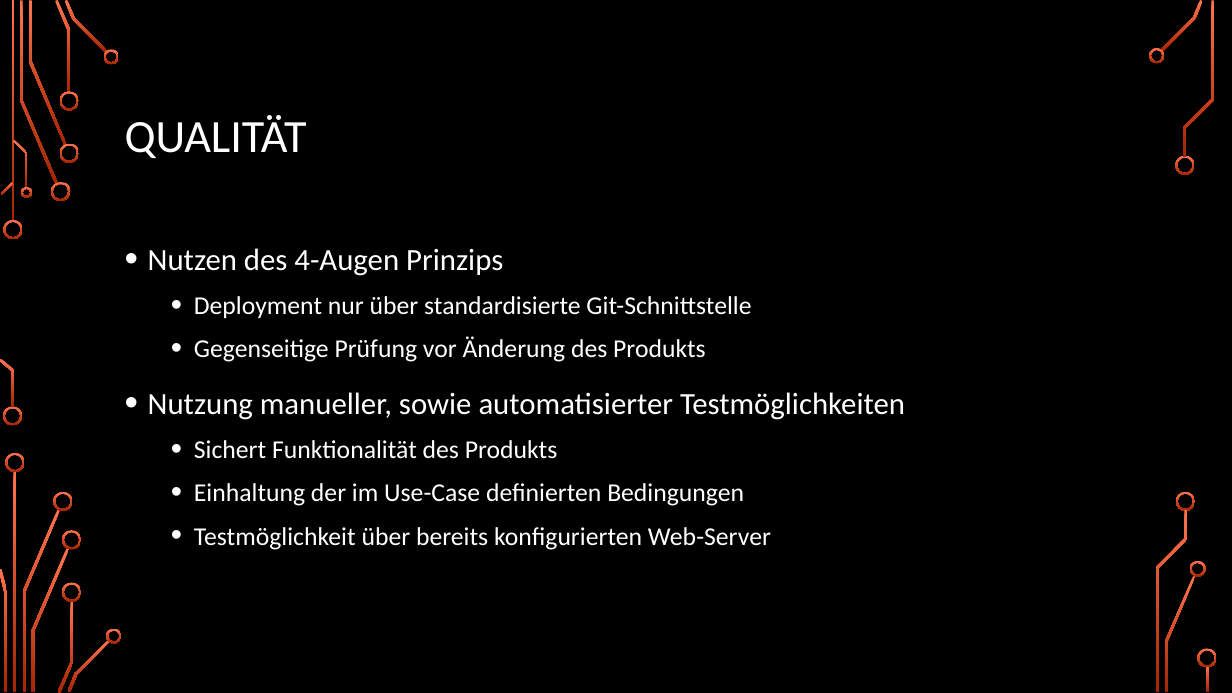
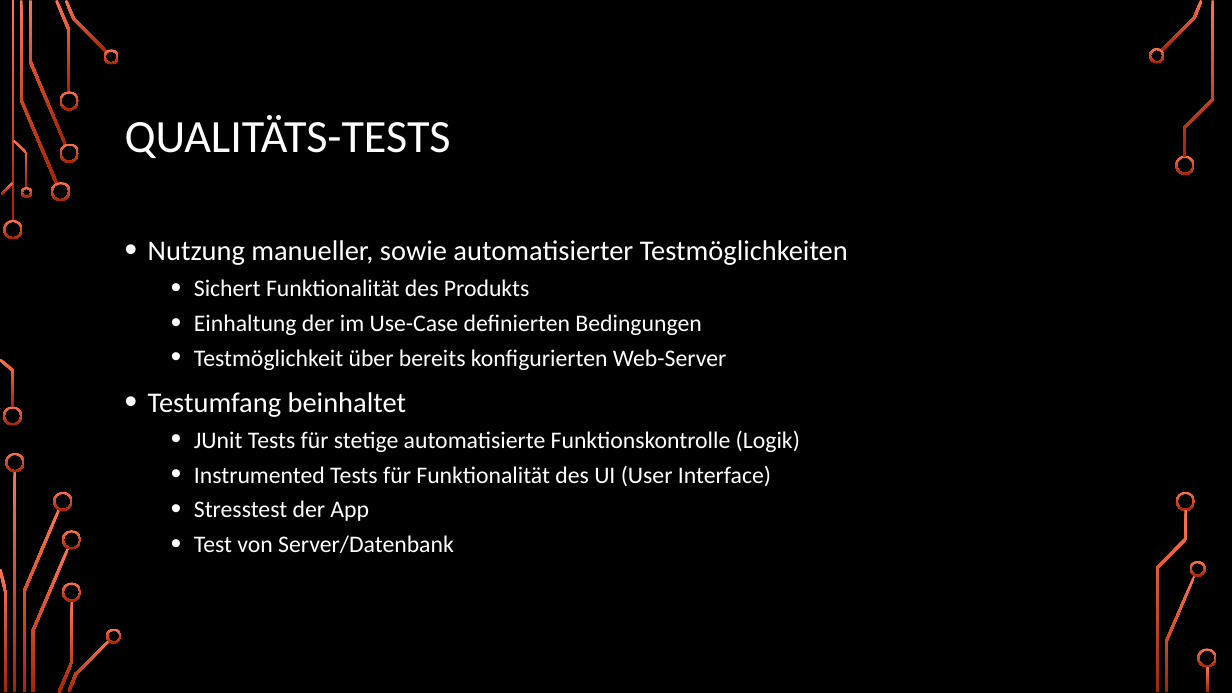
Before and after one commit to DudeStudienarbeitLMAO/TINF15B4-LSMF, a slide deck: slide 25 of docs/Midterm-Presentation/SoftwareEngineering_Präsi.pptx (slide 19 before the commit). Drawn at 1232x693 pixels with LibreOffice and Linux fonts; fonts in the diff are those of the drawing; background and template pictures are left out. Boxes give left, top, right and bottom in pixels: in the first picture for what was removed or moved away, otherwise in the second. Text is boxed around its words. In the diff, an @@ line names an element or a change of style, - is before the commit and + after.

Commit message:
New APK + Presentation

```diff
--- a/docs/Midterm-Presentation/SoftwareEngineering_Präsi.pptx
+++ b/docs/Midterm-Presentation/SoftwareEngineering_Präsi.pptx
@@ title at <box>125,115,451,158</box>: text changed @@
-QUALITÄT
+QUALITÄTS-TESTS
@@ text at <box>148,248,751,362</box>: paragraphs removed @@
-• Nutzen des 4-Augen Prinzips
-  • Deployment nur über standardisierte Git-Schnittstelle
-  • Gegenseitige Prüfung vor Änderung des Produkts
@@ text at <box>148,240,848,370</box>: size 24 to 22.2 pt in "Nutzung manueller, sowie automatisierter Testmöglichkeiten"; size 20 to 18.5 pt in "Sichert Funktionalität des Produkts", "Einhaltung der im Use-Case definierten Bedingungen", "Testmöglichkeit über bereits konfigurierten Web-Server"; line spacing 1.2 to 1 @@
@@ text at <box>148,392,800,553</box>: paragraphs added @@
+• Testumfang beinhaltet
+  • JUnit Tests für stetige automatisierte Funktionskontrolle (Logik)
+  • Instrumented Tests für Funktionalität des UI (User Interface)
+  • Stresstest der App
+  • Test von Server/Datenbank
```
Also in this commit, not shown: 6 other slides changed, 21 slides added, 9 slides removed, 2 other files.
